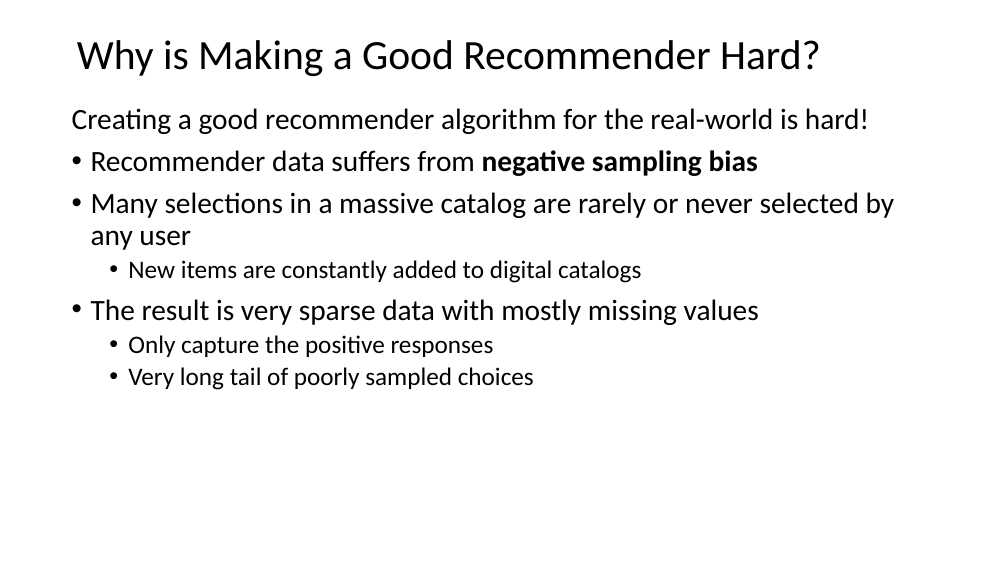
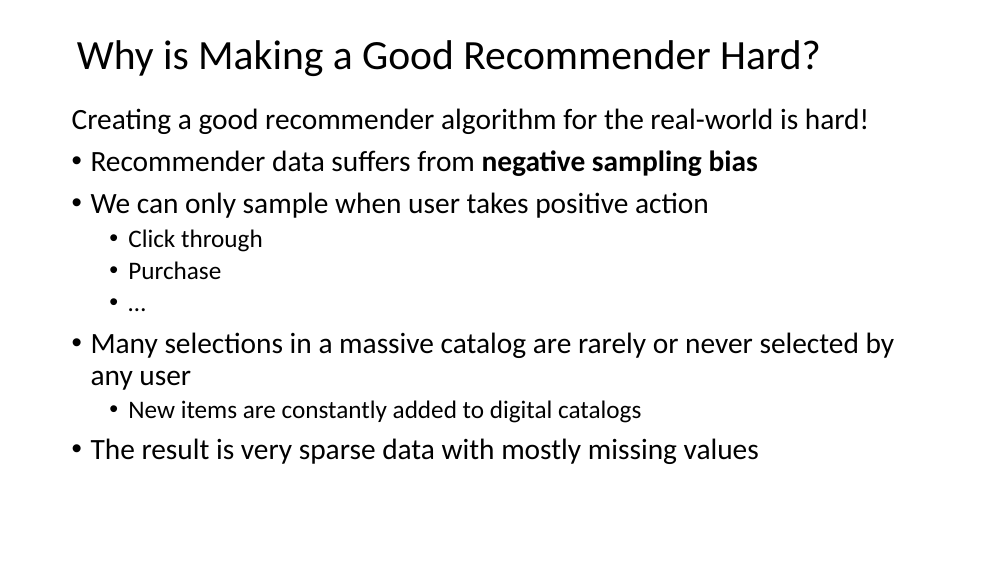
Before and after one commit to harelgabainew/school1, a slide deck: slide 14 of slides/8_RecommenderSystems.pptx (slide 15 before the commit). Drawn at 1008x567 pixels with LibreOffice and Linux fonts; fonts in the diff are those of the drawing. Boxes give left, top, right and bottom in pixels: in the first picture for what was removed or moved away, otherwise in the second. Text is boxed around its words. In the diff, an @@ line names an element or a change of style, - is before the commit and + after.

```diff
--- a/slides/8_RecommenderSystems.pptx
+++ b/slides/8_RecommenderSystems.pptx
@@ text at (x1=91, y1=192, x2=709, y2=280): paragraphs added @@
+• We can only sample when user takes positive action
+  • Click through
+  • Purchase
+  • …
@@ text at (x1=128, y1=335, x2=534, y2=390): paragraphs removed @@
-  • Only capture the positive responses
-  • Very long tail of poorly sampled choices
```
Also in this commit, not shown: 43 other slides changed, 8 slides added.
